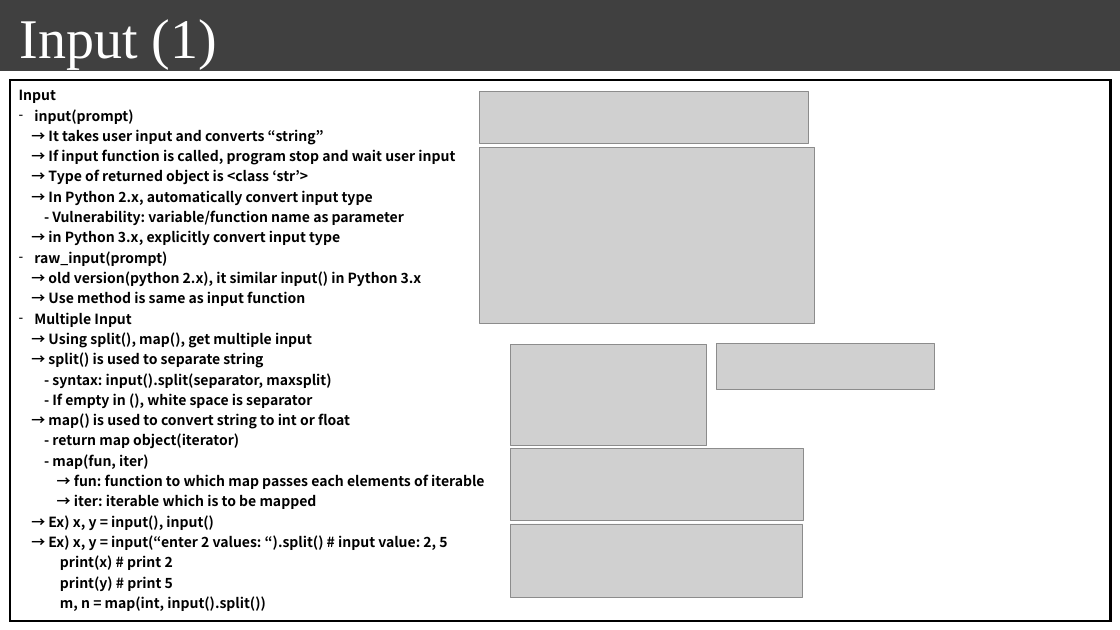
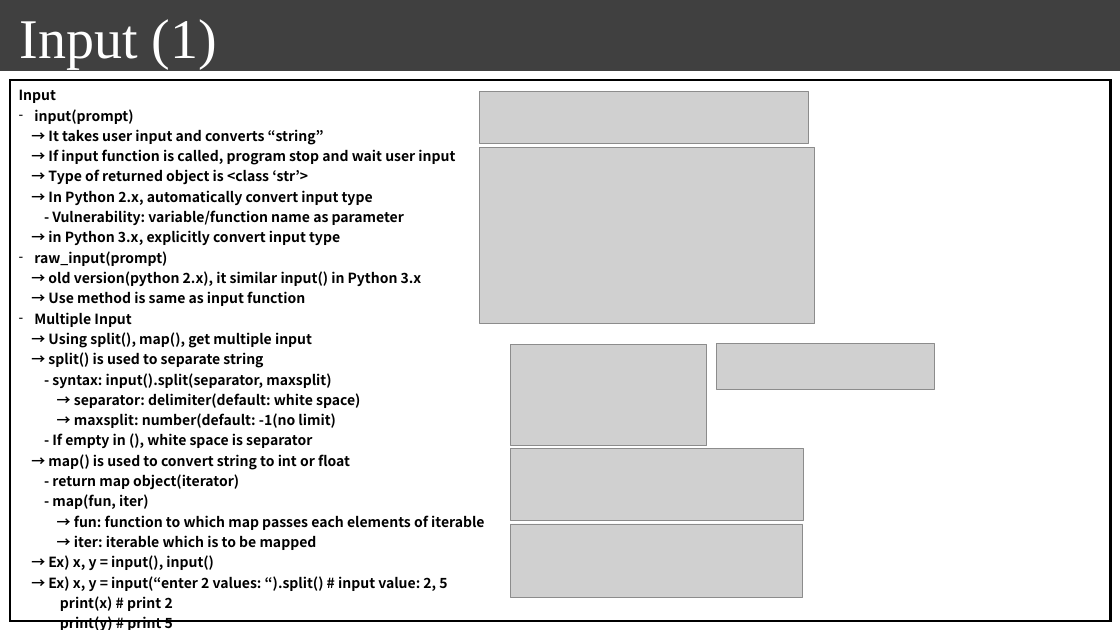
Before and after one commit to seonghokim/Study, a slide deck: slide 1 of Study Material/everything in python.pptx. Drawn at 1120x630 pixels with LibreOffice and Linux fonts; fonts in the diff are those of the drawing; grey boxes stand for pictures; background and template pictures are left out. Boxes give left, top, right and bottom in pixels: in the first picture for what was removed or moved away, otherwise in the second. Text is boxed around its words. In the diff, an @@ line names an element or a change of style, - is before the commit and + after.

```diff
--- a/Study Material/everything in python.pptx
+++ b/Study Material/everything in python.pptx
@@ table at (10,81,1111,630) @@
-row 1, column 1: Input / input(prompt) / → It takes user input and converts “string” / → If input function is called, program stop and wait user input / → Type of returned object is <class ‘str’> / → In Python 2.x, automatically convert input type / - Vulnerability: variable/function name as parameter / → in Python 3.x, explicitly convert input type / raw_input(prompt) / → old version(python 2.x), it similar input() in Python 3.x / → Use method is same as input function / Multiple Input / → Using split(), map(), get multiple input / → split() is used to separate string / - syntax: input().split(separator, maxsplit) / - If empty in (), white space is separator / → map() is used to convert string to int or float / - return map object(iterator) / - map(fun, iter) / → fun: function to which map passes each elements of iterable / → iter: iterable which is to be mapped / → Ex) x, y = input(), input() / → Ex) x, y = input(“enter 2 values: “).split() # input value: 2, 5 / print(x) # print 2 / print(y) # print 5 / m, n = map(int, input().split())
+row 1, column 1: Input / input(prompt) / → It takes user input and converts “string” / → If input function is called, program stop and wait user input / → Type of returned object is <class ‘str’> / → In Python 2.x, automatically convert input type / - Vulnerability: variable/function name as parameter / → in Python 3.x, explicitly convert input type / raw_input(prompt) / → old version(python 2.x), it similar input() in Python 3.x / → Use method is same as input function / Multiple Input / → Using split(), map(), get multiple input / → split() is used to separate string / - syntax: input().split(separator, maxsplit) / → separator: delimiter(default: white space) / → maxsplit: number(default: -1(no limit) / - If empty in (), white space is separator / → map() is used to convert string to int or float / - return map object(iterator) / - map(fun, iter) / → fun: function to which map passes each elements of iterable / → iter: iterable which is to be mapped / → Ex) x, y = input(), input() / → Ex) x, y = input(“enter 2 values: “).split() # input value: 2, 5 / print(x) # print 2 / print(y) # print 5 / m, n = map(int, input().split())
```
Also in this commit, not shown: 3 slides added, 1 other file.
